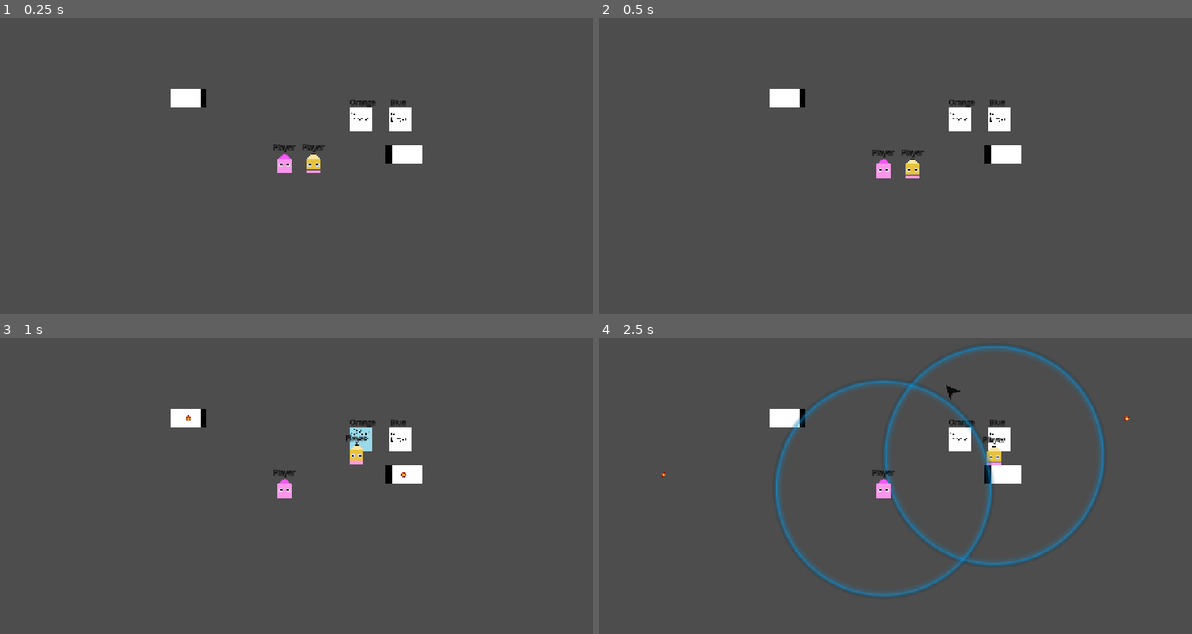
Above: before the commit, frames 1-4 (two rows, left to right).
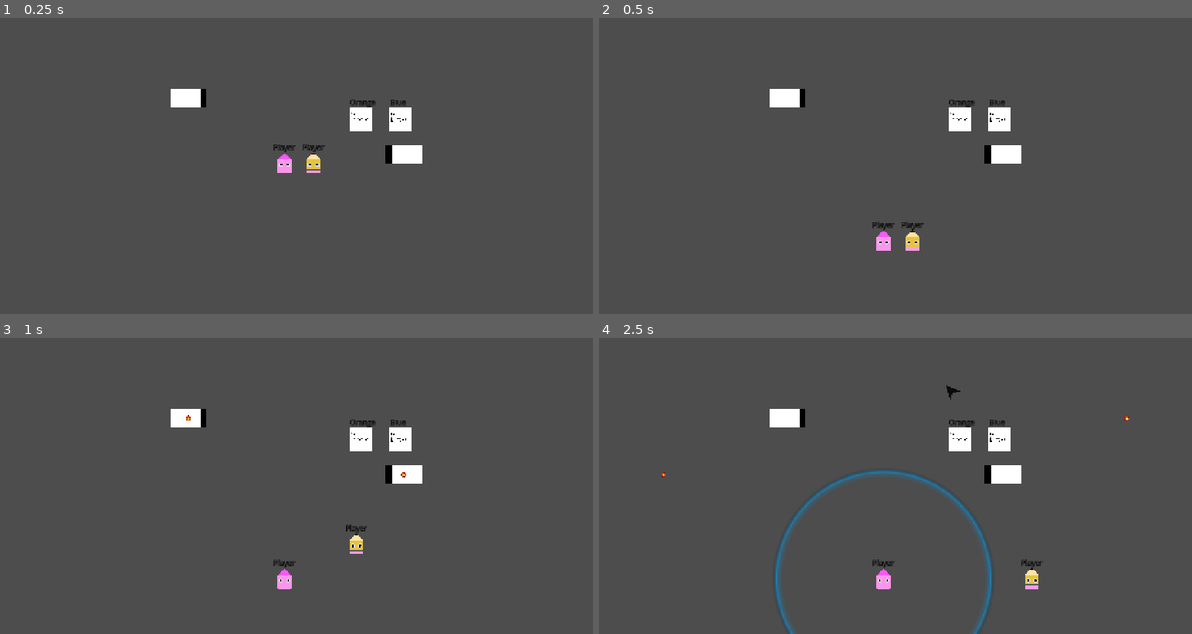
Above: after the commit, the same moments.

Repository: SiwenJadenLong/Co-Sketch
Game: Godot game, scene res://scenes/levels/lvl3.tscn
Same seed, same stepped clock (60 frames per second), same inputs: the game is played once before the commit and once after it. This scene is started directly instead of the project's main scene.
Inputs (mouse positions are in pixels of both pictures, inside the frame that each line leads up to):
- Up to frame 1 (0.25 s): no input
- Up to frame 2 (0.5 s): no input
- Up to frame 3 (1 s): move the mouse to (421, 444) at 0.52 s; press the mouse at (421, 444) at 0.53 s; hold D (p1_right) from 0.53 s (still down); tap W (p1_up) at 0.77 s
- Up to frame 4 (2.5 s): move the mouse to (759, 477) at 1.27 s; release the mouse at (759, 477) at 1.28 s; tap E (p1_edit_toggle) at 1.35 s; tap W (p1_up) at 1.52 s; move the mouse to (942, 385) at 2.02 s; release D (p1_right) at 2.03 s; hold A (p1_left) from 2.03 s (still down); tap Shift (p2_edit_toggle) at 2.1 s

Frame 1 is identical in both runs. In frame 2, 0.8% of the frame differs, in the area x 46-55%, y 44-79%; in frame 3, 1.0%; in frame 4, 5.7%, in the area x 29-86%, y 2-100%.

Commit message:
Revert "dead pupils on death"
This reverts commit b3ddba13f557de2d053826bfba9a5b950fc86aec.

Diff:
--- a/Scripts/cannon.gd
+++ b/Scripts/cannon.gd
@@ -1,7 +1,8 @@
 extends StaticBody2D;
+
+const CANNONBALL : PackedScene= preload("res://scenes/objects/Cannonball.tscn");
 var shootingdirection : Vector2;
 
-@export var projectileObject : PackedScene = preload("res://scenes/objects/Cannonball.tscn");
 @export var projectile_speed : int = 5;
 @export var firing_timer: float = 2.0;
 
@@ -11,7 +12,7 @@
 
 func _on_timer_timeout():
 #	Create instance of cannonball projectile
-	var newcannonballinstance = projectileObject.instantiate();
+	var newcannonballinstance = CANNONBALL.instantiate();
 	newcannonballinstance.global_position = global_position;
 	newcannonballinstance.speed = Vector2.LEFT * projectile_speed;
 	newcannonballinstance.directionrotated = rotation;
--- a/Scripts/player.gd
+++ b/Scripts/player.gd
@@ -20,10 +20,6 @@
 @onready var editing: Node2D = $editing;
 @onready var playerSprite: Node2D = $playerSprite;
 @onready var physicsHitbox: CollisionShape2D = $physicsHitbox;
-
-@onready var pupils: AnimatedSprite2D = $playerSprite/eyes/pupils
-
-
 
 var lineMakerPath: String = "res://scenes/Gameplay/linemaker/linemaker.tscn";
 var lineMaker: Node2D;
@@ -171,7 +167,6 @@
 
 #If this Player dies this function plays
 func death():
-	pupils.play("dead");
 	SignalBus.playerDeathPosition.emit(global_position, playerColor);
 	physicsHitbox.set_deferred("disabled",true);
 	playerState = states.gameOver;
--- a/assets/art/static/deadPupils.svg
+++ /dev/null
@@ -1,6 +0,0 @@
-<svg width="156" height="92" viewBox="0 0 156 92" fill="none" xmlns="http://www.w3.org/2000/svg">
-<circle cx="109.5" cy="45.5" r="9.5" fill="black"/>
-<circle cx="45.5" cy="45.5" r="9.5" fill="black"/>
-<path d="M23.9075 24.5903C23.6526 24.1476 24.1476 23.6526 24.5903 23.9075L45.7125 36.0683C45.8669 36.1572 46.057 36.1572 46.2114 36.0683L67.3336 23.9075C67.7763 23.6526 68.2713 24.1476 68.0163 24.5903L55.8556 45.7125C55.7667 45.8669 55.7667 46.057 55.8556 46.2114L68.0164 67.3336C68.2713 67.7763 67.7763 68.2713 67.3336 68.0164L46.2114 55.8556C46.057 55.7667 45.8669 55.7667 45.7125 55.8556L24.5903 68.0164C24.1476 68.2713 23.6526 67.7763 23.9075 67.3336L36.0683 46.2114C36.1572 46.057 36.1572 45.8669 36.0683 45.7125L23.9075 24.5903Z" fill="black"/>
-<path d="M87.9075 24.5903C87.6526 24.1476 88.1476 23.6526 88.5903 23.9075L109.712 36.0683C109.867 36.1572 110.057 36.1572 110.211 36.0683L131.334 23.9075C131.776 23.6526 132.271 24.1476 132.016 24.5903L119.856 45.7125C119.767 45.8669 119.767 46.057 119.856 46.2114L132.016 67.3336C132.271 67.7763 131.776 68.2713 131.334 68.0164L110.211 55.8556C110.057 55.7667 109.867 55.7667 109.712 55.8556L88.5903 68.0164C88.1476 68.2713 87.6526 67.7763 87.9075 67.3336L100.068 46.2114C100.157 46.057 100.157 45.8669 100.068 45.7125L87.9075 24.5903Z" fill="black"/>
-</svg>
--- a/scenes/levels/LevelTemplete.tscn
+++ b/scenes/levels/LevelTemplete.tscn
@@ -1,9 +1,10 @@
-[gd_scene load_steps=5 format=3 uid="uid://p0m3x403thtk"]
+[gd_scene load_steps=6 format=3 uid="uid://p0m3x403thtk"]
 
 [ext_resource type="Script" uid="uid://bn6lwoeq3auyu" path="res://Scripts/map.gd" id="1_vcwsh"]
 [ext_resource type="PackedScene" uid="uid://di8x2ilgml1fg" path="res://scenes/objects/door.tscn" id="5_30pkq"]
 [ext_resource type="Script" uid="uid://dfkluft0hlgrx" path="res://scenes/levels/view_box_border.gd" id="5_qoi8g"]
-[ext_resource type="PackedScene" uid="uid://dc63gvd8lmpex" path="res://scenes/objects/player.tscn" id="7_7nc4o"]
+[ext_resource type="PackedScene" uid="uid://b5487i4avo3b5" path="res://scenes/objects/killzone.tscn" id="6_2sarb"]
+[ext_resource type="PackedScene" uid="uid://dc63gvd8lmpex" path="res://scenes/objects/Player.tscn" id="7_7nc4o"]
 
 [node name="map" type="Node2D"]
 script = ExtResource("1_vcwsh")
@@ -21,6 +22,9 @@
 position = Vector2(256, -48)
 correctPlayer = "Blue"
 
+[node name="killZone" parent="objects" instance=ExtResource("6_2sarb")]
+position = Vector2(0, 308)
+
 [node name="players" type="Node" parent="."]
 
 [node name="Player" parent="players" instance=ExtResource("7_7nc4o")]
@@ -35,7 +39,7 @@
 [node name="viewBoxBorder" type="StaticBody2D" parent="ground"]
 collision_layer = 3
 script = ExtResource("5_qoi8g")
-borderPadding = 300
+borderPadding = 100
 
 [node name="viewBoxBorderCollision" type="CollisionPolygon2D" parent="ground/viewBoxBorder"]
 build_mode = 1
--- a/scenes/levels/lvl1.tscn
+++ b/scenes/levels/lvl1.tscn
@@ -2,13 +2,13 @@
 
 [ext_resource type="Script" uid="uid://bn6lwoeq3auyu" path="res://Scripts/map.gd" id="1_rp362"]
 [ext_resource type="TileSet" uid="uid://da7r2pvmgo65o" path="res://tilesets/Placeholder tiles.tres" id="1_s11cq"]
-[ext_resource type="PackedScene" uid="uid://dc63gvd8lmpex" path="res://scenes/objects/player.tscn" id="2_rp362"]
+[ext_resource type="PackedScene" uid="uid://dc63gvd8lmpex" path="res://scenes/objects/Player.tscn" id="2_rp362"]
 [ext_resource type="Texture2D" uid="uid://weygx8ktaqxe" path="res://assets/art/static/backgroundplace.jpg" id="3_8160f"]
 [ext_resource type="PackedScene" uid="uid://b5487i4avo3b5" path="res://scenes/objects/killzone.tscn" id="3_sw1tr"]
 [ext_resource type="PackedScene" uid="uid://ccu12p6n7mqve" path="res://scenes/objects/cannon.tscn" id="4_ymjof"]
 [ext_resource type="PackedScene" uid="uid://di8x2ilgml1fg" path="res://scenes/objects/door.tscn" id="5_bevmi"]
 
-[node name="map2" type="Node2D"]
+[node name="map" type="Node2D"]
 script = ExtResource("1_rp362")
 levelNumber = "1"
 
--- a/scenes/levels/testDeleteThis.gd
+++ /dev/null
@@ -1,13 +0,0 @@
-@tool
-extends Sprite2D
-
-
-@export var speed = 1:
-	# Update speed and reset the rotation.
-	set(new_speed):
-		speed = new_speed
-		rotation = 0
-
-
-func _process(delta):
-	rotation += PI * delta * speed
--- a/scenes/levels/view_box_border.gd
+++ b/scenes/levels/view_box_border.gd
@@ -1,6 +1,6 @@
+@tool
 extends StaticBody2D
-
-@export var borderPadding : int = 0;
+@export var borderPadding : int;
 @onready var viewBoxBorderCollision: CollisionPolygon2D = $viewBoxBorderCollision;
 
 func _ready() -> void:
--- a/scenes/objects/Cannonball.tscn
+++ b/scenes/objects/Cannonball.tscn
@@ -1,18 +1,18 @@
 [gd_scene load_steps=8 format=3 uid="uid://cbimugcy7cdgs"]
 
-[ext_resource type="Script" uid="uid://bd4d35cpgn8qp" path="res://Scripts/cannonball.gd" id="1_utjx4"]
-[ext_resource type="Texture2D" uid="uid://buoovp3jydwf" path="res://assets/art/animated/cannonBallPlace.png" id="2_g28q8"]
+[ext_resource type="Script" uid="uid://bd4d35cpgn8qp" path="res://Scripts/cannonBall.gd" id="1_ed6wv"]
+[ext_resource type="Texture2D" uid="uid://buoovp3jydwf" path="res://assets/art/animated/cannonBallPlace.png" id="1_hcmnq"]
 
 [sub_resource type="AtlasTexture" id="AtlasTexture_mjce8"]
-atlas = ExtResource("2_g28q8")
+atlas = ExtResource("1_hcmnq")
 region = Rect2(0, 0, 32, 32)
 
 [sub_resource type="AtlasTexture" id="AtlasTexture_41fvk"]
-atlas = ExtResource("2_g28q8")
+atlas = ExtResource("1_hcmnq")
 region = Rect2(32, 0, 32, 32)
 
 [sub_resource type="AtlasTexture" id="AtlasTexture_ul2lr"]
-atlas = ExtResource("2_g28q8")
+atlas = ExtResource("1_hcmnq")
 region = Rect2(64, 0, 32, 32)
 
 [sub_resource type="SpriteFrames" id="SpriteFrames_8xiut"]
@@ -39,7 +39,7 @@
 radius = 5.0
 
 [node name="Cannonball" type="Area2D" groups=["playerkill"]]
-script = ExtResource("1_utjx4")
+script = ExtResource("1_ed6wv")
 
 [node name="AnimatedSprite2D" type="AnimatedSprite2D" parent="."]
 texture_filter = 1
--- a/scenes/objects/Player.tscn
+++ b/scenes/objects/Player.tscn
@@ -1,31 +1,11 @@
-[gd_scene load_steps=13 format=3 uid="uid://dc63gvd8lmpex"]
+[gd_scene load_steps=11 format=3 uid="uid://dc63gvd8lmpex"]
 
 [ext_resource type="Script" uid="uid://di8serar4x82s" path="res://Scripts/player.gd" id="1_a0kq5"]
 [ext_resource type="Texture2D" uid="uid://bu460xa0l0kdb" path="res://assets/art/static/player1.svg" id="2_ndxx7"]
 [ext_resource type="Texture2D" uid="uid://b21jhcsjmhbub" path="res://assets/art/static/pupils.svg" id="3_b5y4o"]
-[ext_resource type="Texture2D" uid="uid://du73ndq7ee11f" path="res://assets/art/static/deadPupils.svg" id="4_2rlf8"]
 [ext_resource type="Texture2D" uid="uid://brckpv6uqie6a" path="res://assets/art/static/irises.svg" id="4_l17cr"]
 [ext_resource type="Script" uid="uid://dfsoetpgat4lq" path="res://scenes/objects/pupils.gd" id="5_ssoob"]
 [ext_resource type="Script" path="res://Scripts/editting.gd" id="6_0hum8"]
-
-[sub_resource type="SpriteFrames" id="SpriteFrames_0ay4w"]
-animations = [{
-"frames": [{
-"duration": 1.0,
-"texture": ExtResource("4_2rlf8")
-}],
-"loop": true,
-"name": &"dead",
-"speed": 5.0
-}, {
-"frames": [{
-"duration": 1.0,
-"texture": ExtResource("3_b5y4o")
-}],
-"loop": true,
-"name": &"idle",
-"speed": 5.0
-}]
 
 [sub_resource type="RectangleShape2D" id="RectangleShape2D_ndxx7"]
 size = Vector2(30, 46)
@@ -62,12 +42,10 @@
 scale = Vector2(0.25, 0.25)
 texture = ExtResource("4_l17cr")
 
-[node name="pupils" type="AnimatedSprite2D" parent="playerSprite/eyes"]
+[node name="pupils" type="Sprite2D" parent="playerSprite/eyes"]
 position = Vector2(0, 3.5)
 scale = Vector2(0.25, 0.25)
-sprite_frames = SubResource("SpriteFrames_0ay4w")
-animation = &"idle"
-autoplay = "idle"
+texture = ExtResource("3_b5y4o")
 script = ExtResource("5_ssoob")
 eyeTravelDistance = 2.0
 
--- a/scenes/objects/genericRectangePlatform.tscn
+++ /dev/null
@@ -1,17 +0,0 @@
-[gd_scene load_steps=3 format=3 uid="uid://dcmjgsmnhkxgx"]
-
-[ext_resource type="Texture2D" uid="uid://m1nuj5ro80qs" path="res://assets/art/static/paperTexturePixeled.jpg" id="1_5u8f3"]
-
-[sub_resource type="RectangleShape2D" id="RectangleShape2D_lcqvf"]
-size = Vector2(80, 40)
-
-[node name="GenericRectangePlatform" type="StaticBody2D"]
-collision_layer = 3
-
-[node name="CollisionPolygon2D" type="CollisionShape2D" parent="."]
-shape = SubResource("RectangleShape2D_lcqvf")
-
-[node name="Sprite2D" type="Sprite2D" parent="CollisionPolygon2D"]
-position = Vector2(-0.00701857, 0.0250003)
-scale = Vector2(0.041674, 0.0312402)
-texture = ExtResource("1_5u8f3")
--- a/scenes/objects/pupils.gd
+++ b/scenes/objects/pupils.gd
@@ -1,4 +1,4 @@
-extends AnimatedSprite2D
+extends Sprite2D
 
 @onready var cursor: Node2D;
 @onready var player: playerCharacter = get_parent().get_parent().get_parent();
Not shown, removed: assets/art/static/deadPupils.svg.import
Binary file removed: assets/art/static/paperTexturePixeled.jpg
Not shown, removed: assets/art/static/paperTexturePixeled.jpg.import
Not shown, changed: scenes/levels/lvl2.tscn
Not shown, removed: scenes/levels/testDeleteThis.gd.uid
